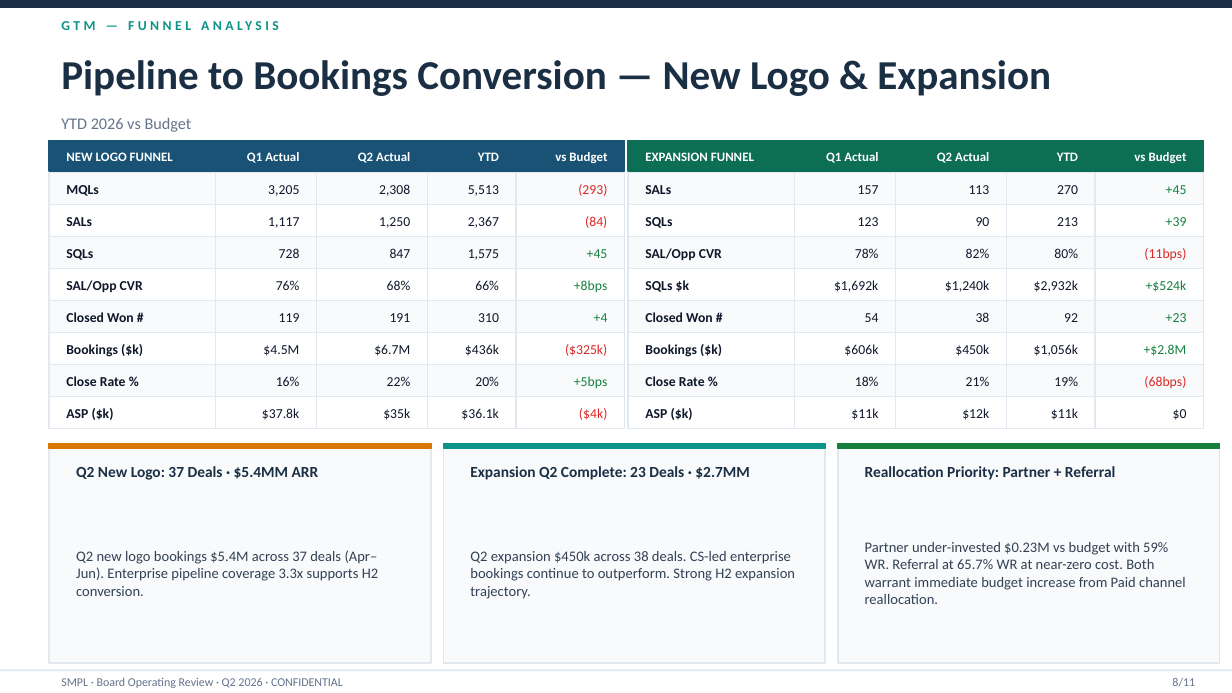
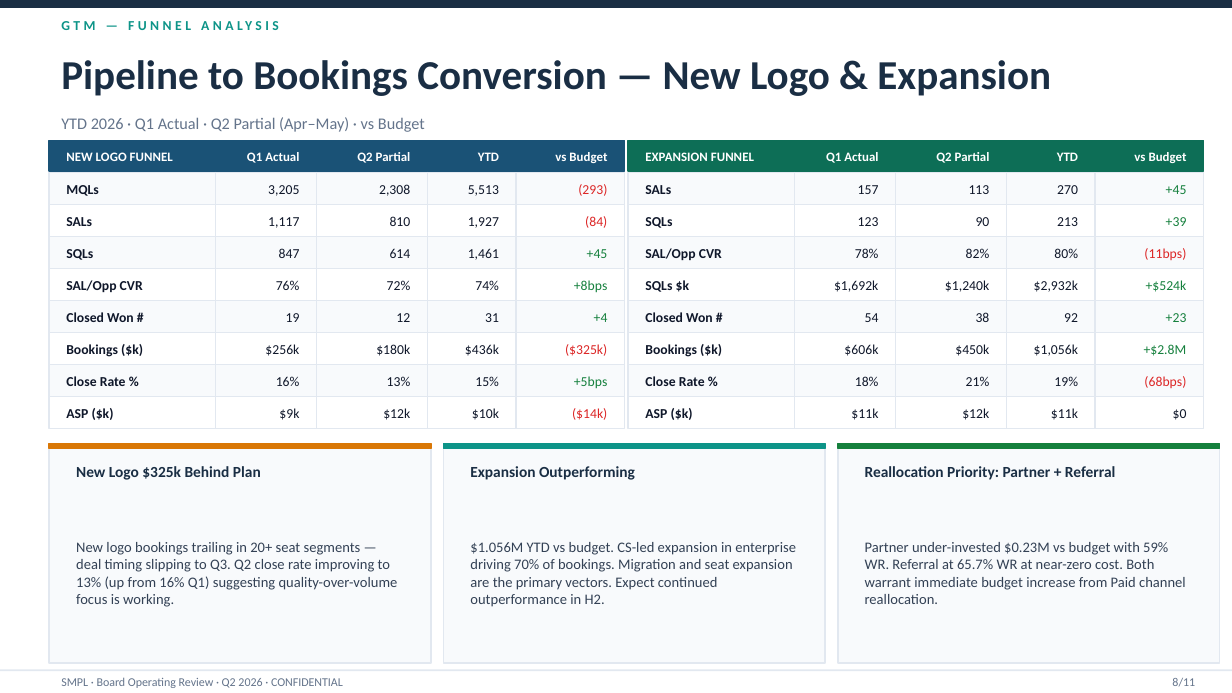
Before and after one commit to mattjustice-ops/smpl-financial-intelligence, a slide deck: slide 8 of frontend/public/board-sample/exports/SMPL_Board_Review_Q2_2026.pptx. Drawn at 1232x693 pixels with LibreOffice and Linux fonts; fonts in the diff are those of the drawing. Boxes give left, top, right and bottom in pixels: in the first picture for what was removed or moved away, otherwise in the second. Text is boxed around its words. In the diff, an @@ line names an element or a change of style, - is before the commit and + after.

```diff
--- a/frontend/public/board-sample/exports/SMPL_Board_Review_Q2_2026.pptx
+++ b/frontend/public/board-sample/exports/SMPL_Board_Review_Q2_2026.pptx
@@ text at bbox=[61, 117, 425, 132]: text changed @@
-YTD 2026 vs Budget
+YTD 2026 · Q1 Actual · Q2 Partial (Apr–May) · vs Budget
@@ text at bbox=[357, 152, 411, 163]: text changed @@
-Q2 Actual
+Q2 Partial
@@ text at bbox=[936, 152, 990, 163]: text changed @@
-Q2 Actual
+Q2 Partial
@@ text at bbox=[390, 216, 411, 226]: text changed @@
-1,250
+810
@@ text at bbox=[468, 217, 499, 228]: text changed @@
-2,367
+1,927
@@ text "847": place and size @@
-text "847" at bbox=[390, 248, 411, 258]
+text "847" at bbox=[279, 248, 300, 258]
@@ text removed at bbox=[279, 248, 300, 258] @@
-728
@@ text added at bbox=[390, 248, 411, 258], 8 pt, text #0F172A @@
+614
@@ text at bbox=[468, 248, 499, 260]: text changed @@
-1,575
+1,461
@@ text at bbox=[387, 280, 411, 290]: text changed @@
-68%
+72%
@@ text at bbox=[475, 280, 499, 290]: text changed @@
-66%
+74%
@@ text at bbox=[286, 313, 300, 322]: text changed @@
-119
+19
@@ text at bbox=[396, 313, 410, 322]: text changed @@
-191
+12
@@ text at bbox=[485, 313, 499, 322]: text changed @@
-310
+31
@@ text at bbox=[265, 344, 299, 356]: text changed @@
-$4.5M
+$256k
@@ text at bbox=[376, 344, 410, 356]: text changed @@
-$6.7M
+$180k
@@ text at bbox=[387, 376, 411, 386]: text changed @@
-22%
+13%
@@ text at bbox=[475, 376, 499, 386]: text changed @@
-20%
+15%
@@ text at bbox=[279, 408, 299, 420]: text changed @@
-$37.8k
+$9k
@@ text at bbox=[383, 408, 410, 420]: text changed @@
-$35k
+$12k
@@ text at bbox=[472, 408, 499, 420]: text changed @@
-$36.1k
+$10k
@@ text at bbox=[572, 408, 607, 420]: text changed @@
-($4k)
+($14k)
@@ text at bbox=[76, 466, 261, 480]: text changed @@
-Q2 New Logo: 37 Deals · $5.4MM ARR
+New Logo $325k Behind Plan
@@ text at bbox=[470, 466, 635, 480]: text changed @@
-Expansion Q2 Complete: 23 Deals · $2.7MM
+Expansion Outperforming
@@ text at bbox=[76, 542, 398, 607]: text changed @@
-Q2 new logo bookings $5.4M across 37 deals (Apr–Jun). Enterprise pipeline coverage 3.3x supports H2 conversion.
+New logo bookings trailing in 20+ seat segments — deal timing slipping to Q3. Q2 close rate improving to 13% (up from 16% Q1) suggesting quality-over-volume focus is working.
@@ text at bbox=[470, 542, 796, 607]: text changed @@
-Q2 expansion $450k across 38 deals. CS-led enterprise bookings continue to outperform. Strong H2 expansion trajectory.
+$1.056M YTD vs budget. CS-led expansion in enterprise driving 70% of bookings. Migration and seat expansion are the primary vectors. Expect continued outperformance in H2.
```
Also in this commit, not shown: 8 other slides changed, 1 other file.
